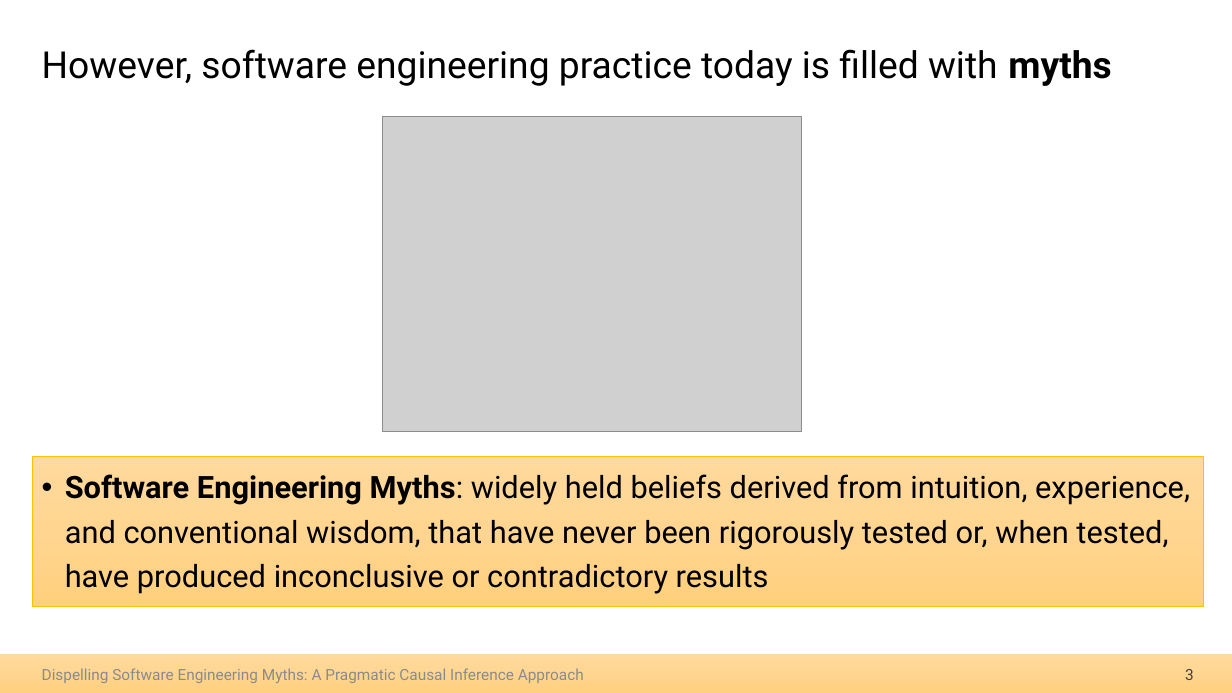
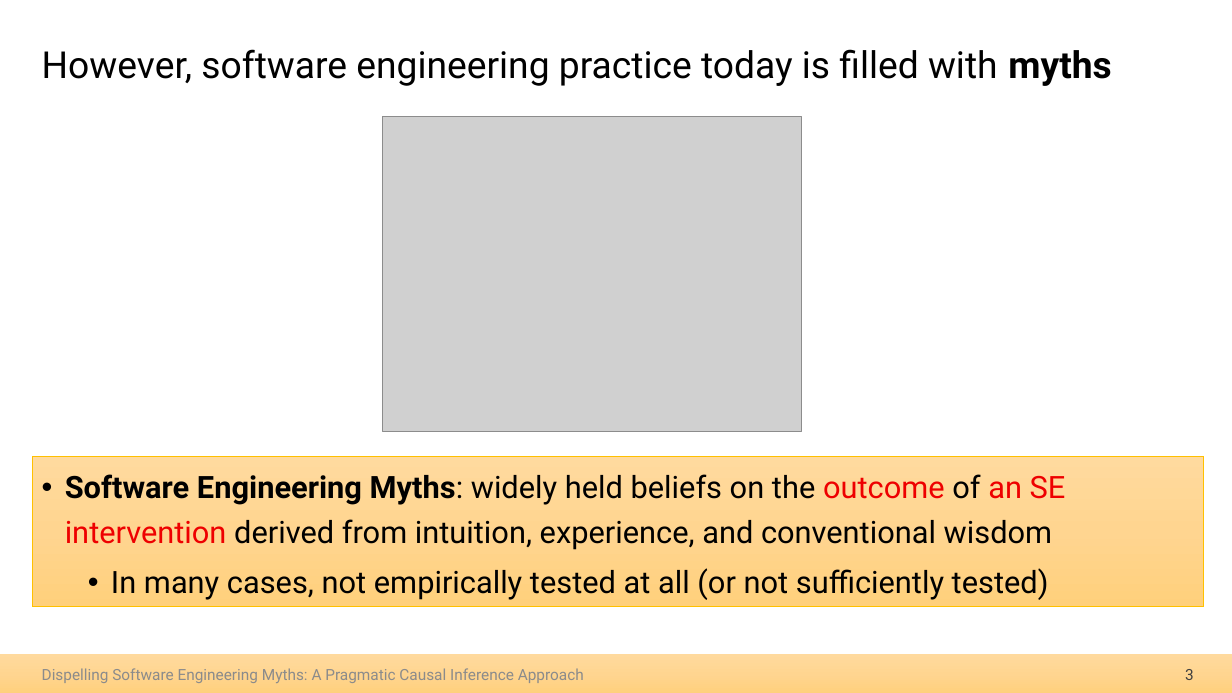
Before and after one commit to hehao98/Thesis, a slide deck: slide 3 of 2026.09.21-Thesis Defense.pptx. Drawn at 1232x693 pixels with LibreOffice and Linux fonts; fonts in the diff are those of the drawing; grey boxes stand for pictures. Boxes give left, top, right and bottom in pixels: in the first picture for what was removed or moved away, otherwise in the second. Text is boxed around its words. In the diff, an @@ line names an element or a change of style, - is before the commit and + after.

Commit message:
Update presentation

```diff
--- a/2026.09.21-Thesis Defense.pptx
+++ b/2026.09.21-Thesis Defense.pptx
@@ text at <box>65,474,1066,600</box>: text changed @@
-• Software Engineering Myths: widely held beliefs derived from intuition, experience, and conventional wisdom, that have never been rigorously tested or, when tested, have produced inconclusive or contradictory results
+• Software Engineering Myths: widely held beliefs on the outcome of an SE intervention derived from intuition, experience, and conventional wisdom
+  • In many cases, not empirically tested at all (or not sufficiently tested)
```
Also in this commit, not shown: 2 other slides changed.
